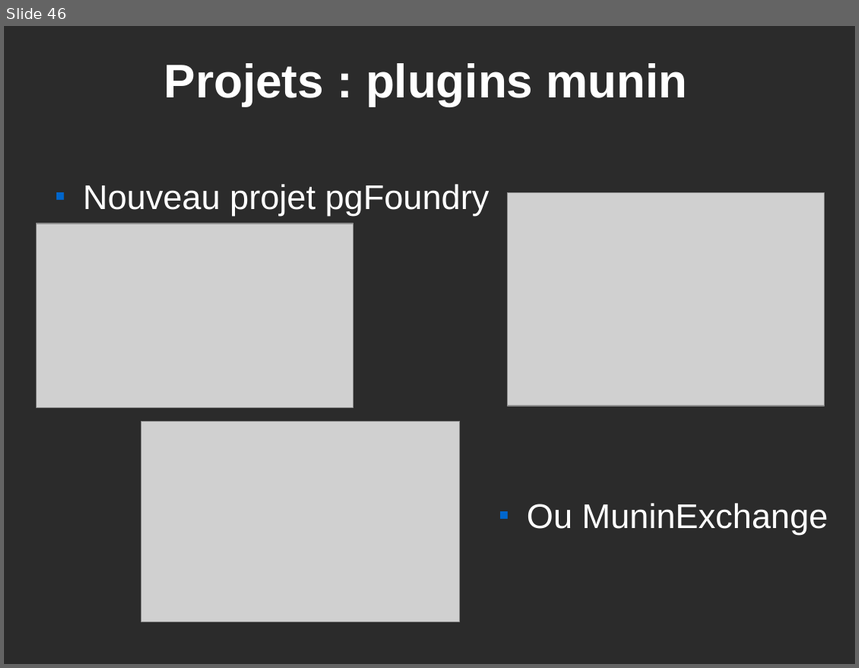
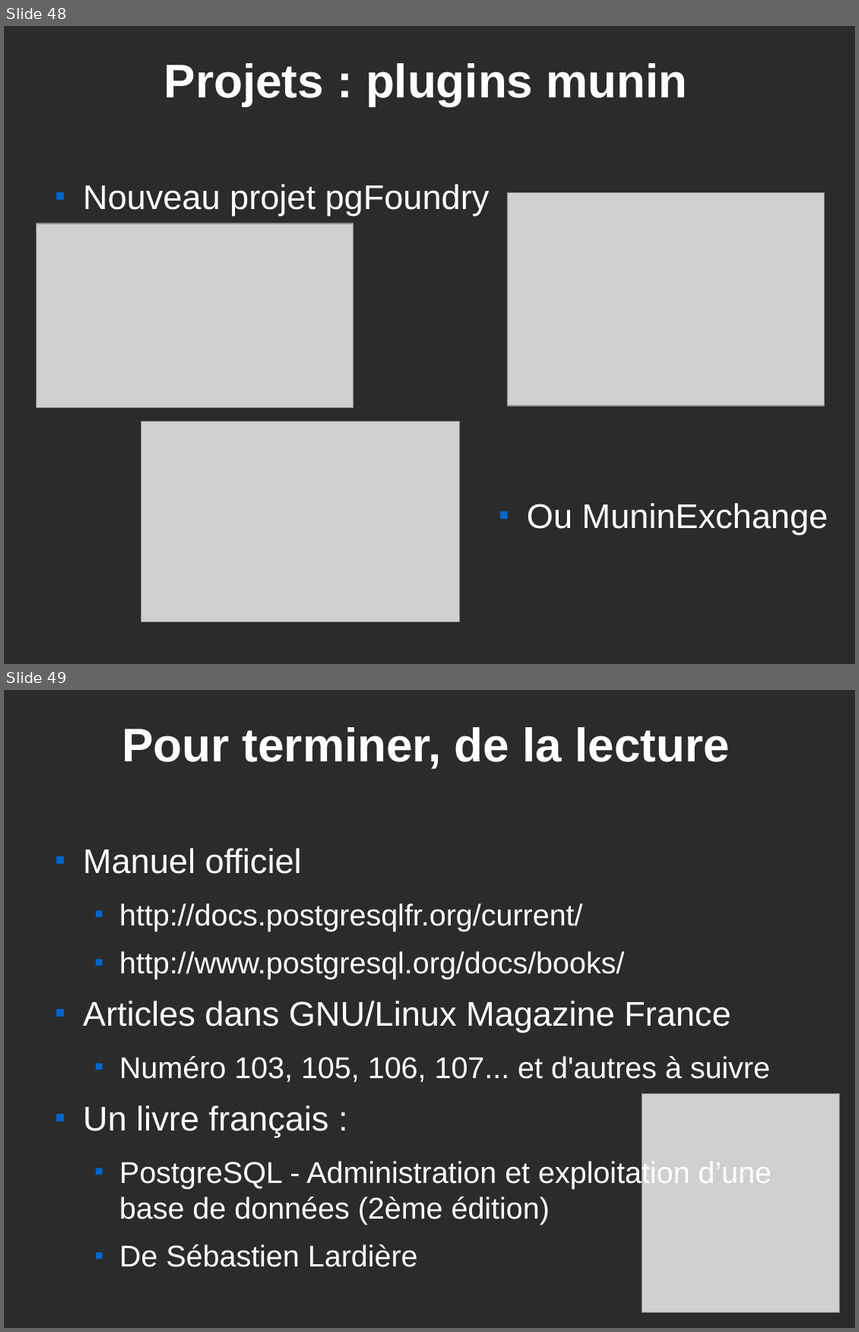
Before and after one commit to postgresqlfr/pgfr_materials, a slide deck: advocacy/trunk/confs/presentationPG.odp. Shown one above the other, each under a label of ours: slide 46 before the commit, slides 48 and 49 after it. The pictures are 859x668 and 859x1332 pixels, drawn with LibreOffice and Linux fonts; fonts in the diff are those of the drawing; grey boxes stand for pictures; background and template pictures are left out; a plain dark background stands for a picture behind light text. Boxes give left, top, right and bottom in pixels: in the first picture for what was removed or moved away, otherwise in the second. Text is boxed around its words. In the diff, an @@ line names an element or a change of style, - is before the commit and + after.

Commit message:
Quelques ajouts pour les RMLL :  * ajout des dernières nouveautés de la 8.4  * ajout d'une page sur la réplication interne  * ajout d'une page sur les documentations (manuel officiel, livres, articles)

```diff
--- a/advocacy/trunk/confs/presentationPG.odp
+++ b/advocacy/trunk/confs/presentationPG.odp
@@ slide 49 added at <box>4,690,855,1328</box>, background picture (left out) @@
@@ title added at <box>122,727,729,769</box>, 44 pt, text #FFFFFF, bold @@
+Pour terminer, de la lecture
@@ text added at <box>83,848,772,1268</box>, 28 pt, text #FFFFFF @@
+■ Manuel officiel
+  ■ http://docs.postgresqlfr.org/current/
+  ■ http://www.postgresql.org/docs/books/
+■ Articles dans GNU/Linux Magazine France
+  ■ Numéro 103, 105, 106, 107... et d'autres à suivre
+■ Un livre français :
+  ■ PostgreSQL - Administration et exploitation d’une base de données (2ème édition)
+  ■ De Sébastien Lardière
@@ picture added at <box>643,1094,841,1313</box> @@
@@ what was slide 46 is now slide 48 @@
```
Also in this commit, not shown: 4 slides changed, 2 other slides added.
